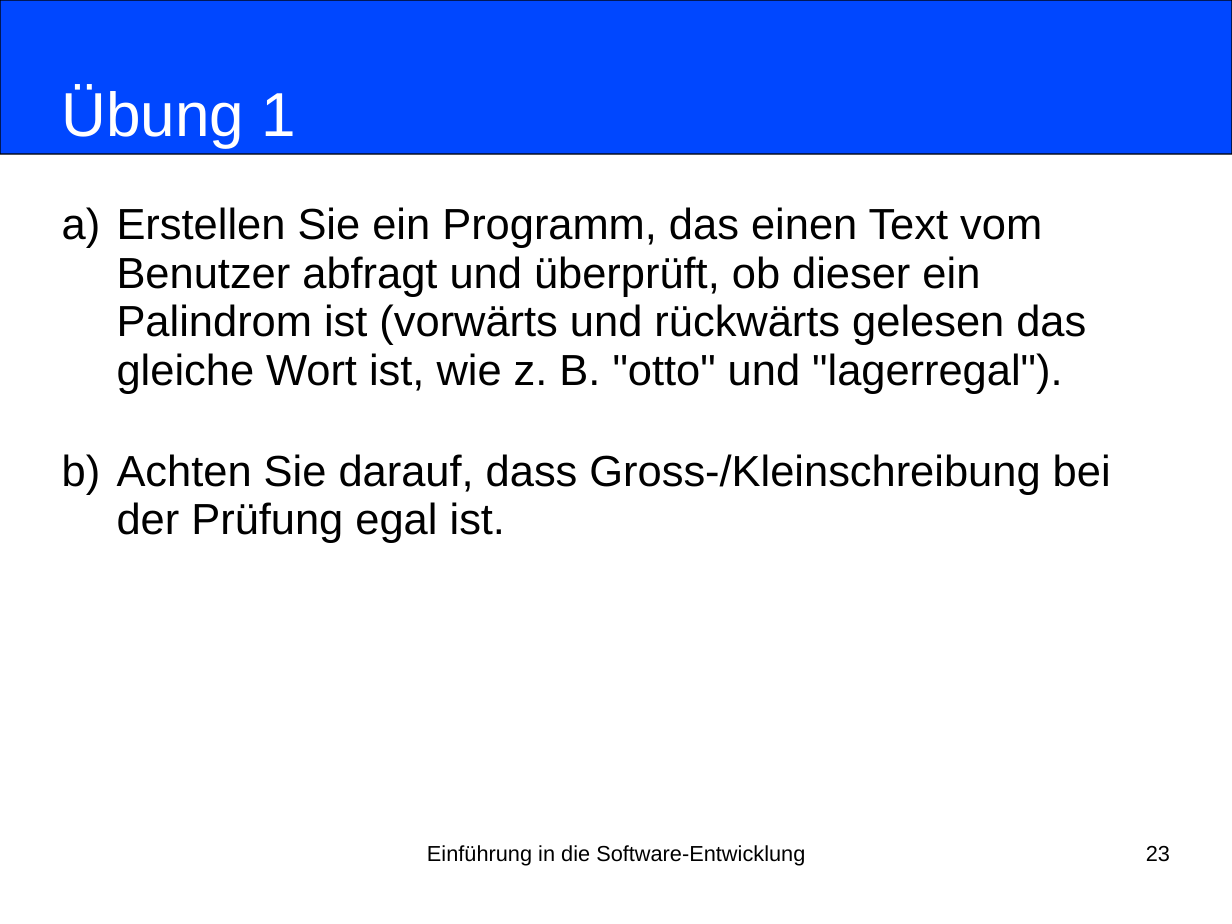
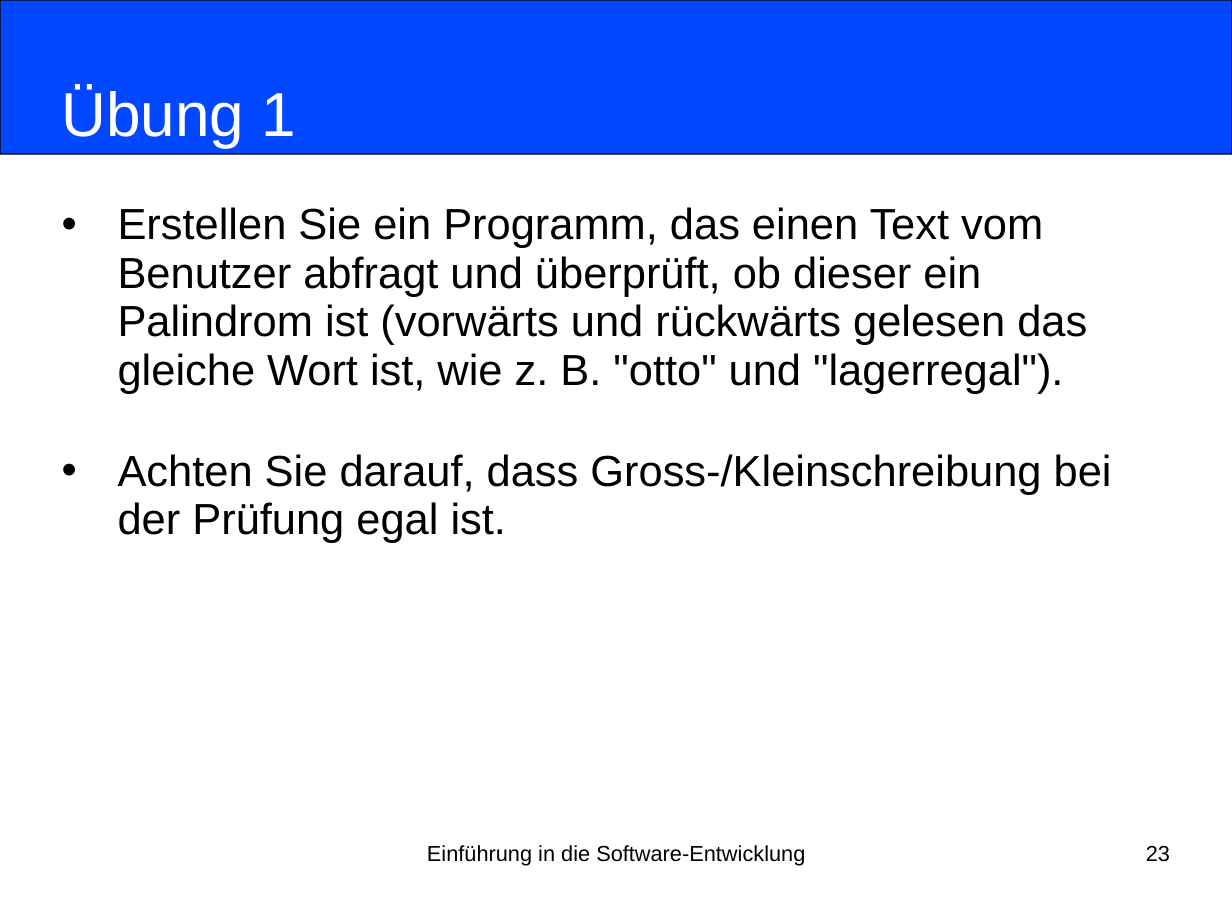
Before and after one commit to nordakademie-einfuehrung-java/vorlesungsskript, a slide deck: slide 23 of folien/Semester_03_Termin_09_Kapitel08.pptx. Drawn at 1232x924 pixels with LibreOffice and Linux fonts; fonts in the diff are those of the drawing. Boxes give left, top, right and bottom in pixels: in the first picture for what was removed or moved away, otherwise in the second. Text is boxed around its words. In the diff, an @@ line names an element or a change of style, - is before the commit and + after.

```diff
--- a/folien/Semester_03_Termin_09_Kapitel08.pptx
+++ b/folien/Semester_03_Termin_09_Kapitel08.pptx
@@ subtitle "Erstellen Sie ein Programm, das ..." at [118, 207, 1112, 543]: bullet a) to • @@
```
Also in this commit, not shown: 2 other slides changed.
